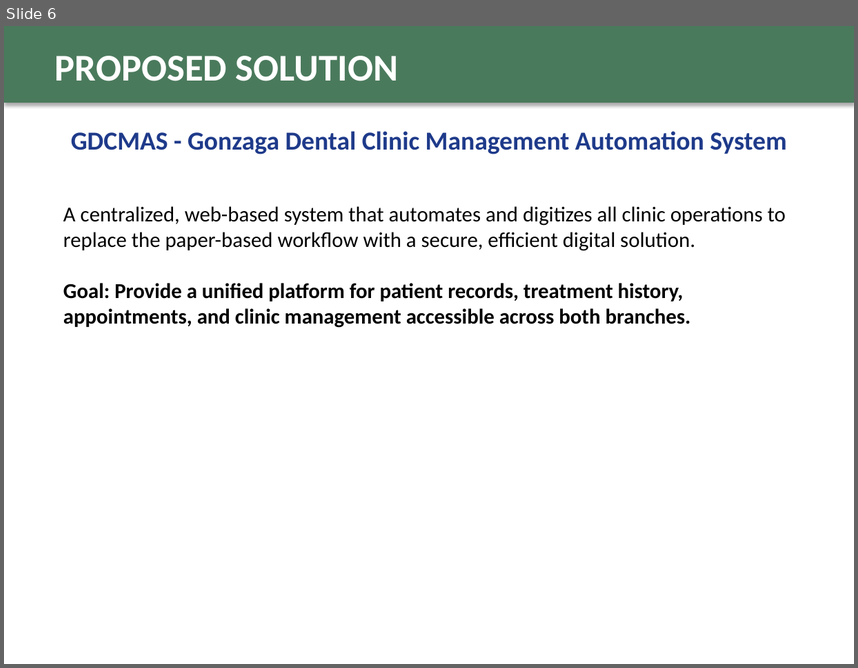
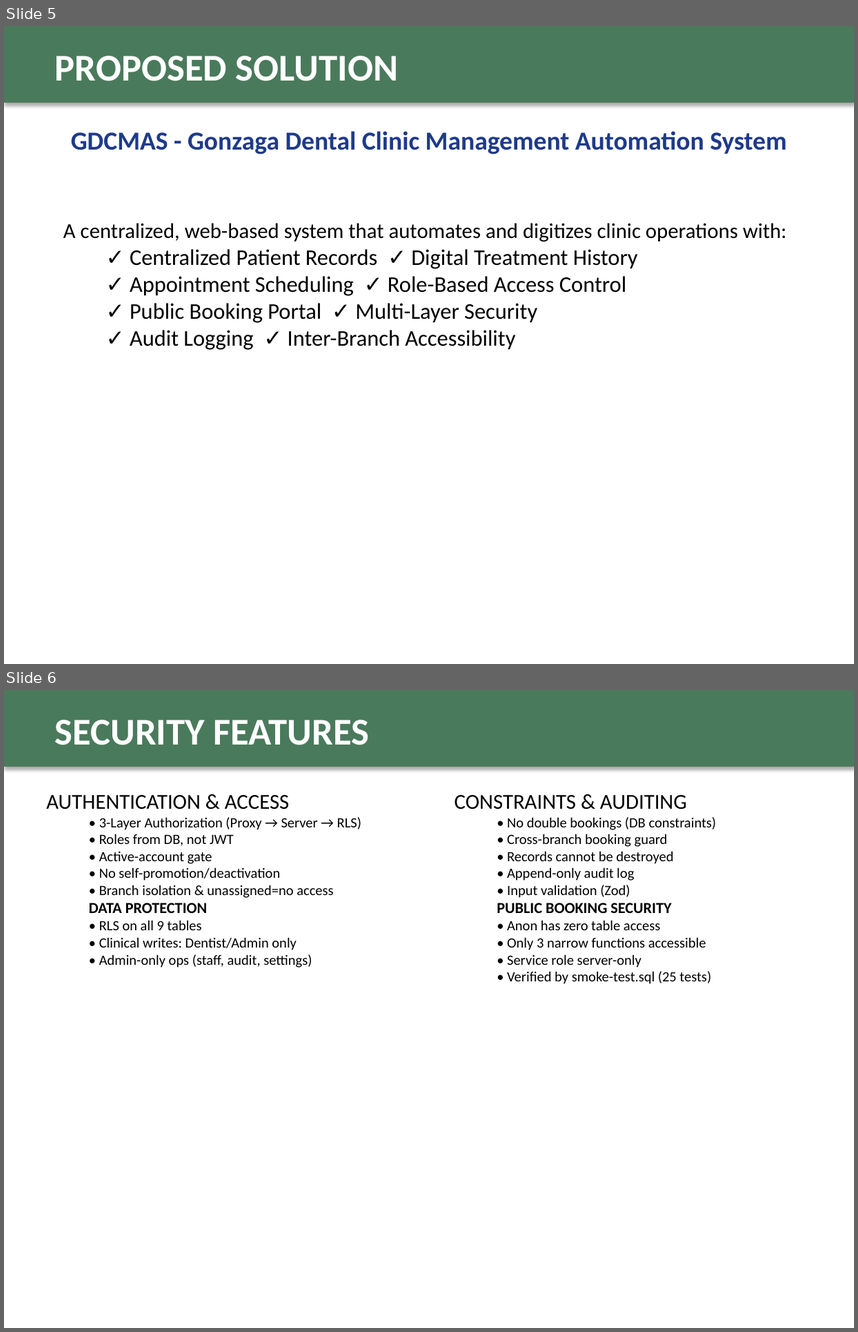
Before and after one commit to fritzmichael1-2/gonzaga-dental-clinic-system, a slide deck: GDCMAS_Final_Defense_Presentation.pptx. Shown one above the other, each under a label of ours: slide 6 before the commit, slides 5 and 6 after it. The pictures are 858x668 and 858x1332 pixels, drawn with LibreOffice and Linux fonts; fonts in the diff are those of the drawing. Boxes give left, top, right and bottom in pixels: in the first picture for what was removed or moved away, otherwise in the second. Text is boxed around its words. In the diff, an @@ line names an element or a change of style, - is before the commit and + after.

Commit message:
Add detailed security features to defense presentation

```diff
--- a/GDCMAS_Final_Defense_Presentation.pptx
+++ b/GDCMAS_Final_Defense_Presentation.pptx
@@ slide 6 added at (x1=4, y1=690, x2=854, y2=1328), background #FFFFFF @@
@@ rectangle added at (x1=4, y1=690, x2=854, y2=767), fill #4A7A5C @@
@@ text added at (x1=55, y1=720, x2=369, y2=745), 32 pt, text #FFFFFF, bold @@
+SECURITY FEATURES
@@ text added at (x1=46, y1=795, x2=361, y2=967), 12 pt, text #000000 @@
+AUTHENTICATION & ACCESS
+  • 3-Layer Authorization (Proxy → Server → RLS)
+  • Roles from DB, not JWT
+  • Active-account gate
+  • No self-promotion/deactivation
+  • Branch isolation & unassigned=no access
+  DATA PROTECTION
+  • RLS on all 9 tables
+  • Clinical writes: Dentist/Admin only
+  • Admin-only ops (staff, audit, settings)
@@ text added at (x1=455, y1=795, x2=717, y2=984), 12 pt, text #000000 @@
+CONSTRAINTS & AUDITING
+  • No double bookings (DB constraints)
+  • Cross-branch booking guard
+  • Records cannot be destroyed
+  • Append-only audit log
+  • Input validation (Zod)
+  PUBLIC BOOKING SECURITY
+  • Anon has zero table access
+  • Only 3 narrow functions accessible
+  • Service role server-only
+  • Verified by smoke-test.sql (25 tests)
@@ what was slide 6 is now slide 5 @@
@@ slide 5 changed as well @@
@@ text at (x1=63, y1=223, x2=787, y2=350): text changed; size 18 to 19 pt @@
-A centralized, web-based system that automates and digitizes all clinic operations to replace the paper-based workflow with a secure, efficient digital solution.
-Goal: Provide a unified platform for patient records, treatment history, appointments, and clinic management accessible across both branches.
+A centralized, web-based system that automates and digitizes clinic operations with:
+  ✓ Centralized Patient Records ✓ Digital Treatment History
+  ✓ Appointment Scheduling ✓ Role-Based Access Control
+  ✓ Public Booking Portal ✓ Multi-Layer Security
+  ✓ Audit Logging ✓ Inter-Branch Accessibility
```
Also in this commit, not shown: 6 other slides changed, 3 slides removed.
